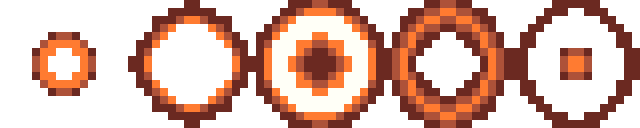
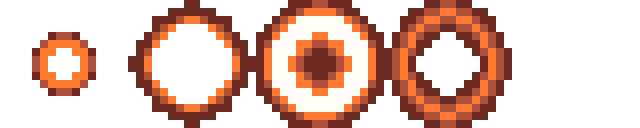
Comparing the layer stacks of the two 640×128 images. Changes:
hid "Layer 5", painted on it over [512, 0, 640, 128]
